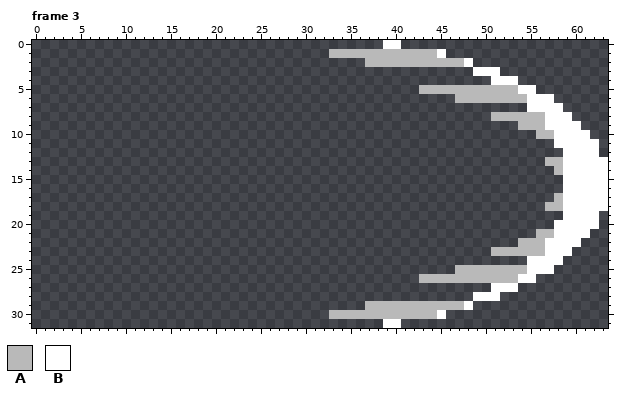
Pixel-art file, stored at Assets/Art/Effects/Skills/Beginner/Ase_Effect_FrailLunge.aseprite. The first picture shows the starting point.
64x32 pixels, 3 frames. Colours within 5 levels of each other are drawn and written as one. Shown: frame 3. The commit also changed other frames, which this record leaves out.
Palette (. is transparent): A #b9b9b9  B #ffffff
After the commit:
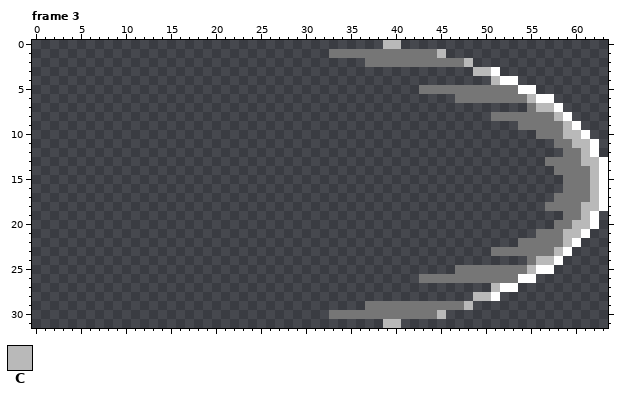
Colours new in this view: C #b9b9b9
The edit:
layer "Layer 2" now hidden
layer "Layer 3" added
colour A: #b9b9b9 -> #767676
Frame 3, layer "Layer 3":
y 0: x 39..40 BB -> CC
y 1: x 45 B -> C
y 2: x 48 B -> C
y 3: x 49..50 BB -> CC
y 4: x 51 B -> C
y 6: x 55 B -> C
y 7: x 55..57 BBB -> ACC
y 8: x 57..58 BB -> AC
y 9: x 57..59 BBB -> AAC
y 10: x 58..60 BBB -> ACC
y 11: x 58..61 BBBB -> AACC
y 12: x 59..61 BBB -> AAC
y 13: x 59..62 BBBB -> AACC
y 14..17: x 59..62 BBBB -> AAAC
y 18: x 59..62 BBBB -> AACC
y 19: x 59..61 BBB -> AAC
y 20: x 58..61 BBBB -> AACC
y 21: x 58..60 BBB -> ACC
y 22: x 57..59 BBB -> AAC
y 23: x 57..58 BB -> AC
y 24: x 55..57 BBB -> ACC
y 25: x 55 B -> C
y 27: x 51 B -> C
y 28: x 49..50 BB -> CC
y 29: x 48 B -> C
y 30: x 45 B -> C
y 31: x 39..40 BB -> CC
